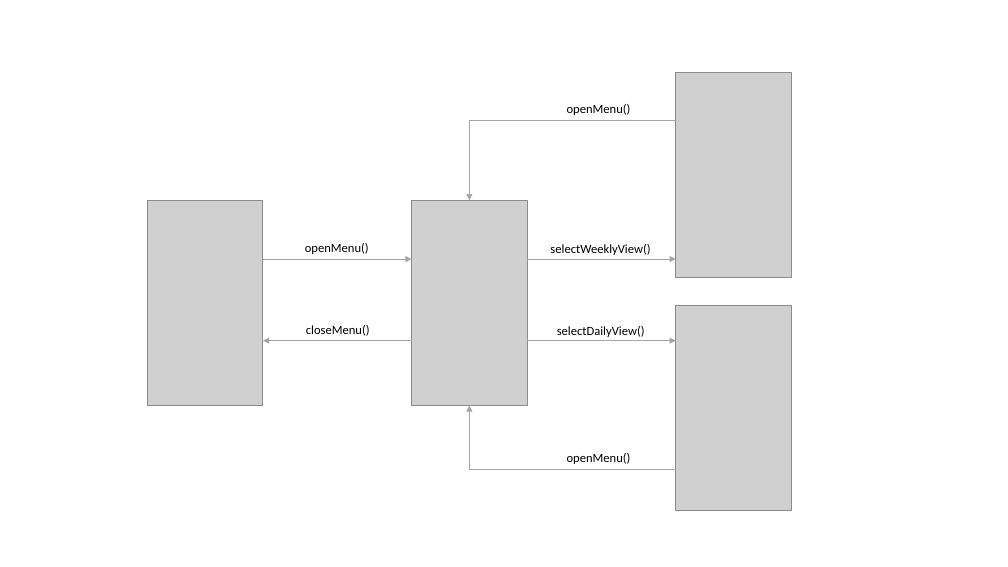
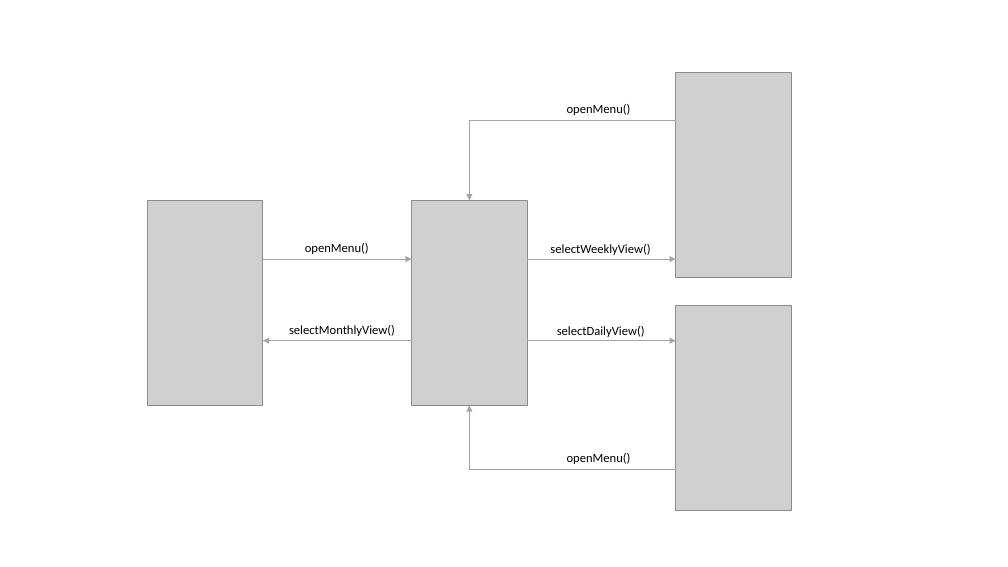
Before and after one commit to AndreaMazzeo289/RASD_DD_Travlendar, a slide deck: slide 2 of Design Documents/UserInterface.pptx. Drawn at 1008x567 pixels with LibreOffice and Linux fonts; fonts in the diff are those of the drawing; grey boxes stand for pictures. Boxes give left, top, right and bottom in pixels: in the first picture for what was removed or moved away, otherwise in the second. Text is boxed around its words. In the diff, an @@ line names an element or a change of style, - is before the commit and + after.

Commit message:
UI

```diff
--- a/Design Documents/UserInterface.pptx
+++ b/Design Documents/UserInterface.pptx
@@ text at box(289, 325, 395, 336): text changed @@
-closeMenu()
+selectMonthlyView()
```
Also in this commit, not shown: 1 slide added.
